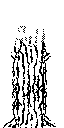
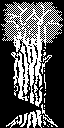
Layers edited between the first and the second w=64, h=128 image:
added layer "chop3" above "chop2" over (10, 94, 40, 119)
added layer "chop2" above "chop1" over (11, 97, 33, 117)
added layer "chop1" above "extra bit of leaves" over (11, 106, 28, 115)
showed "black" over (0, 0, 64, 128)
